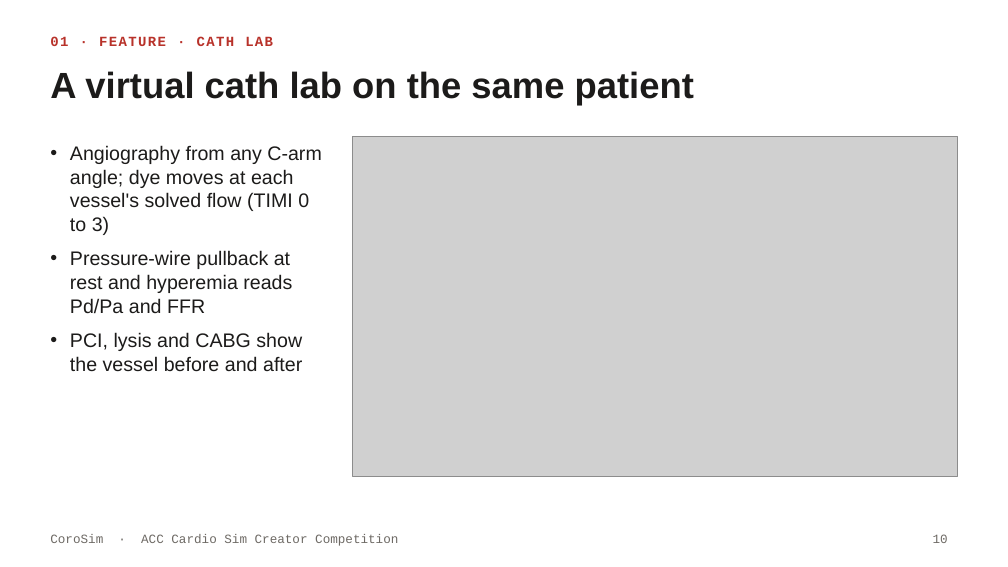
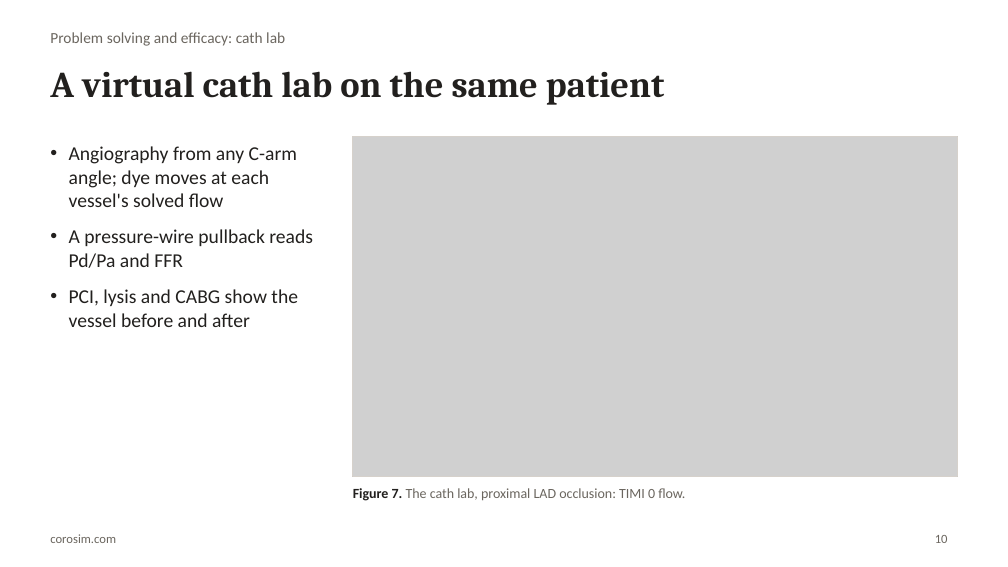
Before and after one commit to sirpravnp/corosim, a slide deck: slide 10 of docs/acc-sim-competition/CoroSim_ACC_Cardio_Sim_Creator.pptx. Drawn at 1008x567 pixels with LibreOffice and Linux fonts; fonts in the diff are those of the drawing; grey boxes stand for pictures. Boxes give left, top, right and bottom in pixels: in the first picture for what was removed or moved away, otherwise in the second. Text is boxed around its words. In the diff, an @@ line names an element or a change of style, - is before the commit and + after.

```diff
--- a/docs/acc-sim-competition/CoroSim_ACC_Cardio_Sim_Creator.pptx
+++ b/docs/acc-sim-competition/CoroSim_ACC_Cardio_Sim_Creator.pptx
@@ title "A virtual cath lab on ..." at <box>50,71,664,105</box>: font Arial to Cambria, text colour #1C1B1A to #22201E @@
@@ text at <box>50,32,285,46</box>: text changed; size 10 to 11 pt; font Courier New to Calibri; text colour #B8322A to #6B665F; bold off @@
-01 · FEATURE · CATH LAB
+Problem solving and efficacy: cath lab
@@ text at <box>69,146,313,268</box>: text changed; font Arial to Calibri; text colour #1C1B1A to #22201E @@
-• Angiography from any C-arm angle; dye moves at each vessel's solved flow (TIMI 0 to 3)
-• Pressure-wire pullback at rest and hyperemia reads Pd/Pa and FFR
+• Angiography from any C-arm angle; dye moves at each vessel's solved flow
+• A pressure-wire pullback reads Pd/Pa and FFR
@@ rectangle added at <box>353,136,958,477</box>, outline #D6D1CB 0.75 pt @@
@@ text at <box>69,289,298,327</box>: font Arial to Calibri, text colour #1C1B1A to #22201E in "PCI, lysis and CABG show the vessel ..."; indent changed; more space between paragraphs @@
@@ text added at <box>353,488,685,501</box>, 10 pt, text #6B665F @@
+Figure 7. The cath lab, proximal LAD occlusion: TIMI 0 flow.
@@ text removed at <box>50,534,398,546</box> @@
-CoroSim · ACC Cardio Sim Creator Competition
@@ text added at <box>50,534,116,543</box>, 9 pt, text #6B665F @@
+corosim.com
@@ page number at <box>935,535,948,543</box>: font Courier New to Calibri, text colour #6E6A65 to #6B665F @@
```
Also in this commit, not shown: 14 other slides changed, 4 slides added, 4 slides removed, 1 other file.
